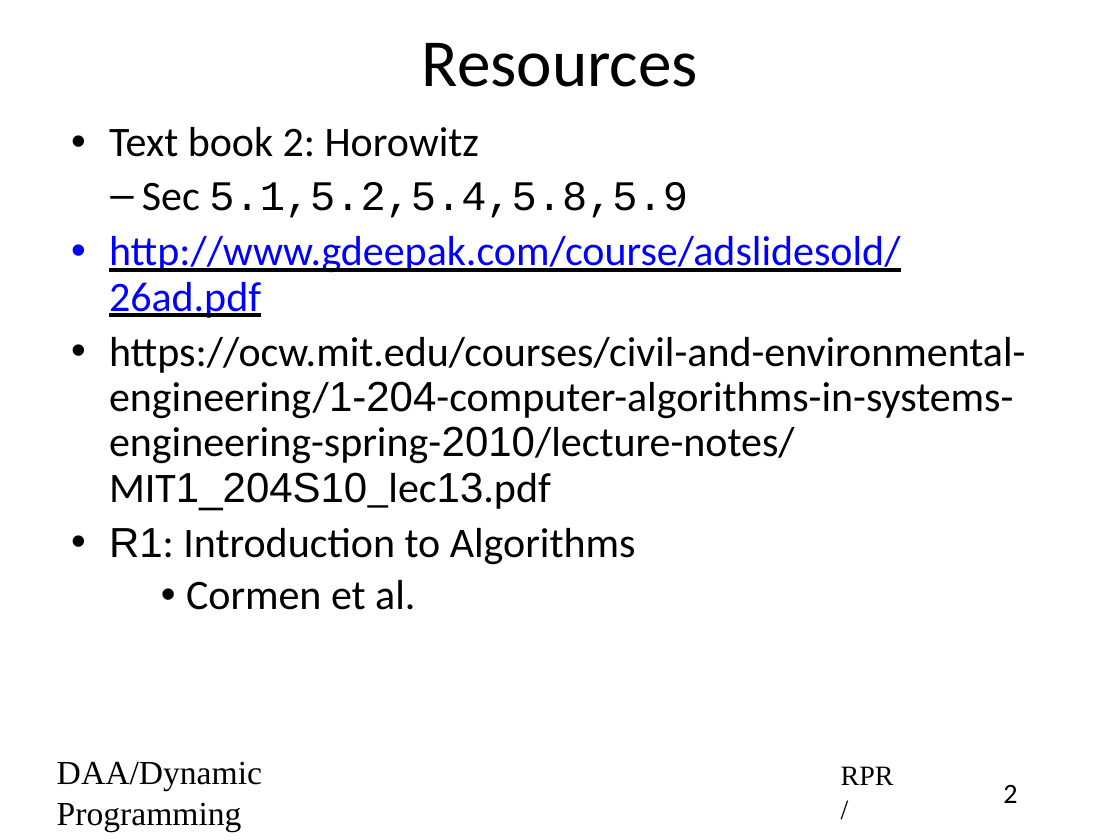
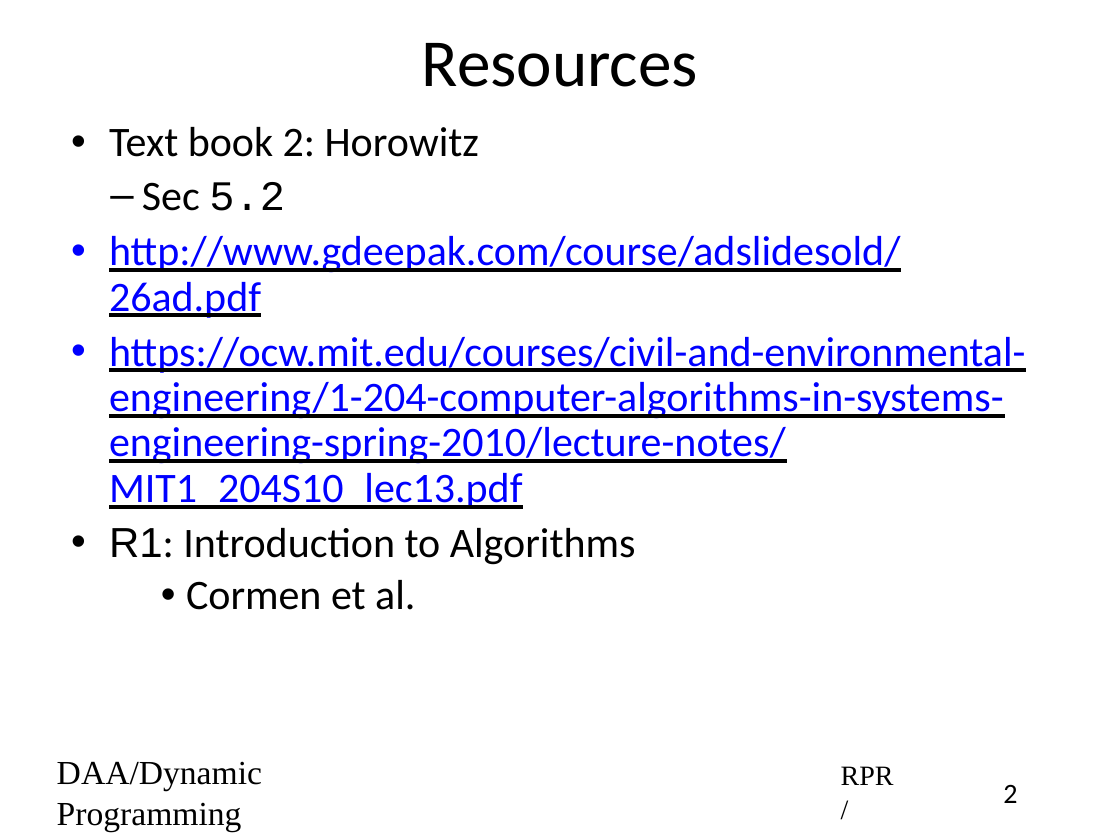
Before and after one commit to rprustagi/2019_20-Even-18CS42-DAA, a slide deck: slide 2 of Slides/2020-Even-DAA-L26-DynProg-MultiStage-Graphs.pptx. Drawn at 1120x840 pixels with LibreOffice and Linux fonts; fonts in the diff are those of the drawing. Boxes give left, top, right and bottom in pixels: in the first picture for what was removed or moved away, otherwise in the second. Text is boxed around its words. In the diff, an @@ line names an element or a change of style, - is before the commit and + after.

Commit message:
Improved presentation on Resource Assignment problem

```diff
--- a/Slides/2020-Even-DAA-L26-DynProg-MultiStage-Graphs.pptx
+++ b/Slides/2020-Even-DAA-L26-DynProg-MultiStage-Graphs.pptx
@@ text at (142, 182, 285, 211): text changed; font Courier New to Calibri @@
-  – Sec 5.1,5.2,5.4,5.8,5.9
+  – Sec 5.2
@@ text at (109, 337, 1026, 509): font Arial to Calibri, text colour #000000 to #0000FF, underline on in "https://ocw.mit.edu/courses/civil-and-environmental-engineer ..." @@
```
Also in this commit, not shown: 1 other slide changed, 2 other files.
